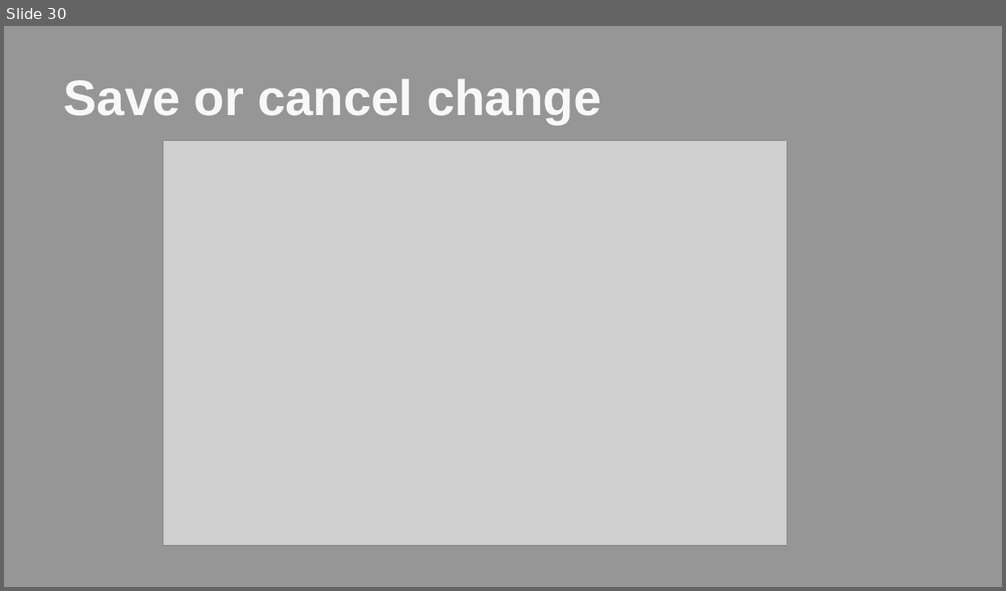
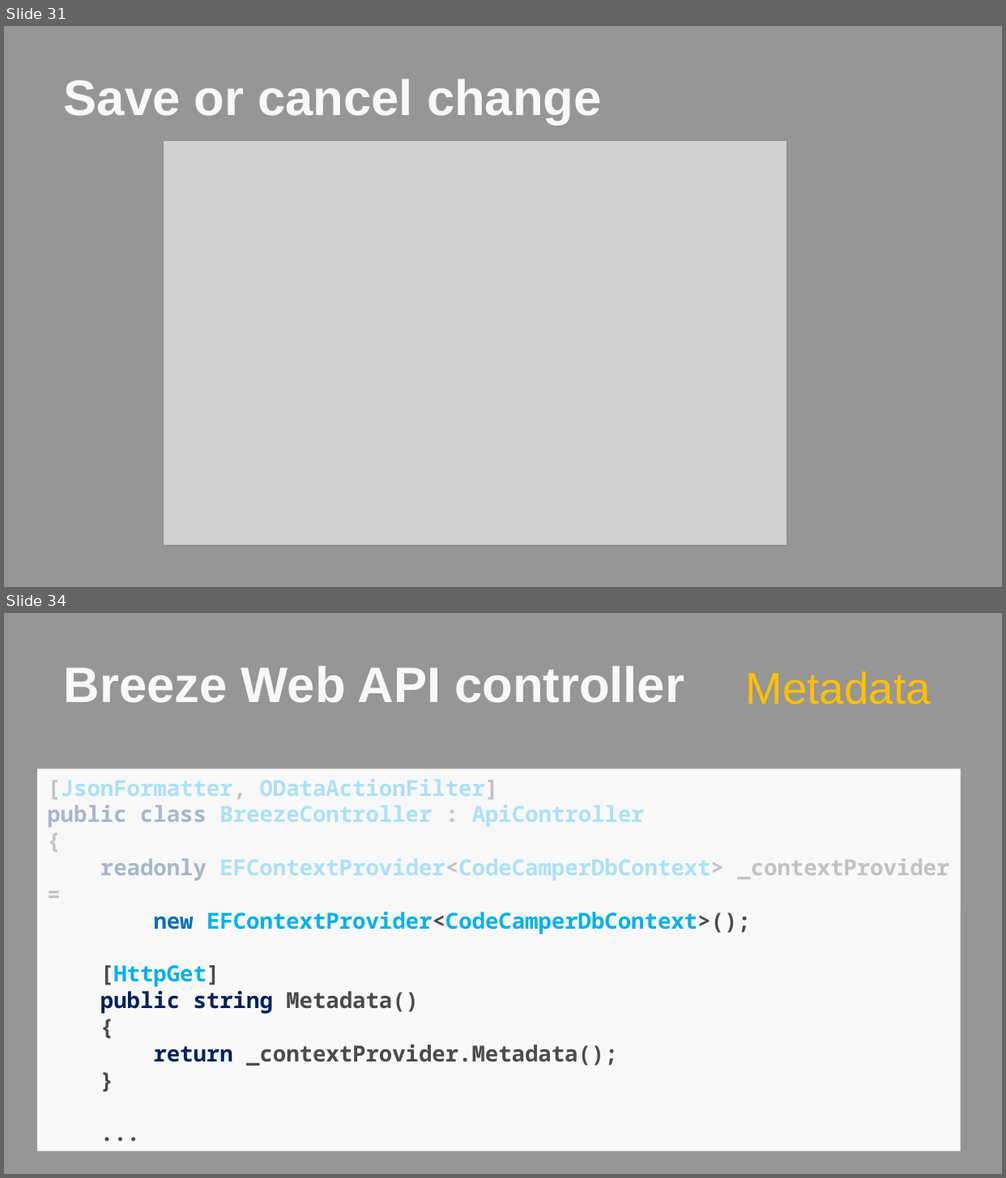
Before and after one commit to wardbell/js4netdev, a slide deck: Bell_ASPConnections_SPAwithBreeze_APA306.pptx. Shown one above the other, each under a label of ours: slide 30 before the commit, slides 31 and 34 after it; the slides between them are not shown. The pictures are 1006x591 and 1006x1178 pixels, drawn with LibreOffice and Linux fonts; fonts in the diff are those of the drawing; grey boxes stand for pictures; background and template pictures are left out. Boxes give left, top, right and bottom in pixels: in the first picture for what was removed or moved away, otherwise in the second. Text is boxed around its words. In the diff, an @@ line names an element or a change of style, - is before the commit and + after.

```diff
--- a/Bell_ASPConnections_SPAwithBreeze_APA306.pptx
+++ b/Bell_ASPConnections_SPAwithBreeze_APA306.pptx
@@ slide 34 added at [4,613,1002,1174], background picture (left out) @@
@@ title added at [64,666,684,703], 36 pt, text #F8F8F8, bold @@
+Breeze Web API controller
@@ text added at [746,671,931,705], 32 pt, text #FFC000 @@
+Metadata
@@ rectangle added at [37,769,960,1151], fill #F8F8F8, 16 pt, text #00B0F0, bold @@
+[JsonFormatter, ODataActionFilter]
+public class BreezeController : ApiController
+{
+readonly EFContextProvider<CodeCamperDbContext> _contextProvider =
+new EFContextProvider<CodeCamperDbContext>();
+[HttpGet]
+public string Metadata()
+{
+return _contextProvider.Metadata();
+}
+...
@@ rectangle added at [37,769,960,910], fill #F8F8F8 at 69% opacity @@
@@ what was slide 30 is now slide 31 @@
```
Also in this commit, not shown: 10 slides changed, 3 other slides added, 1 slide removed.
